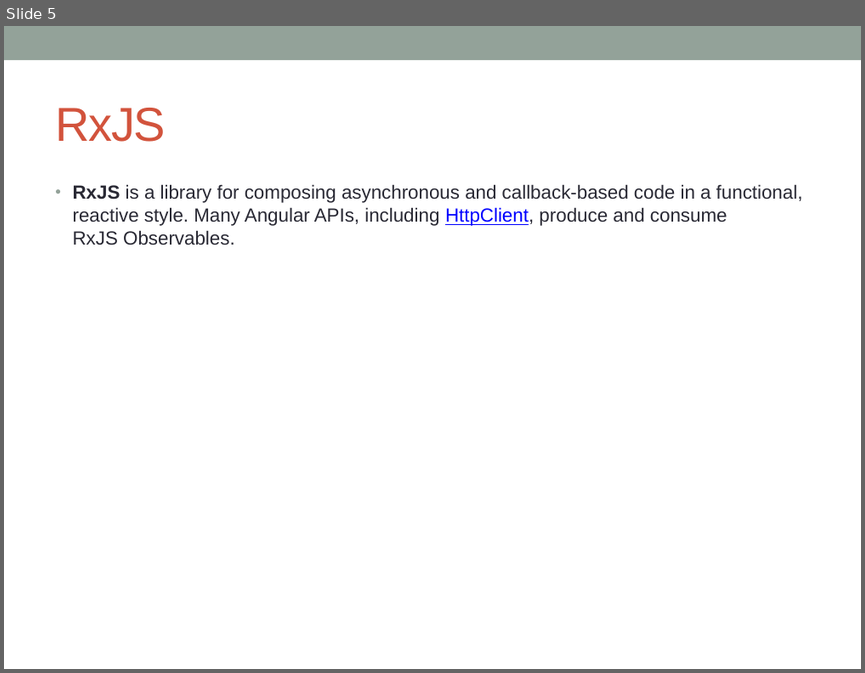
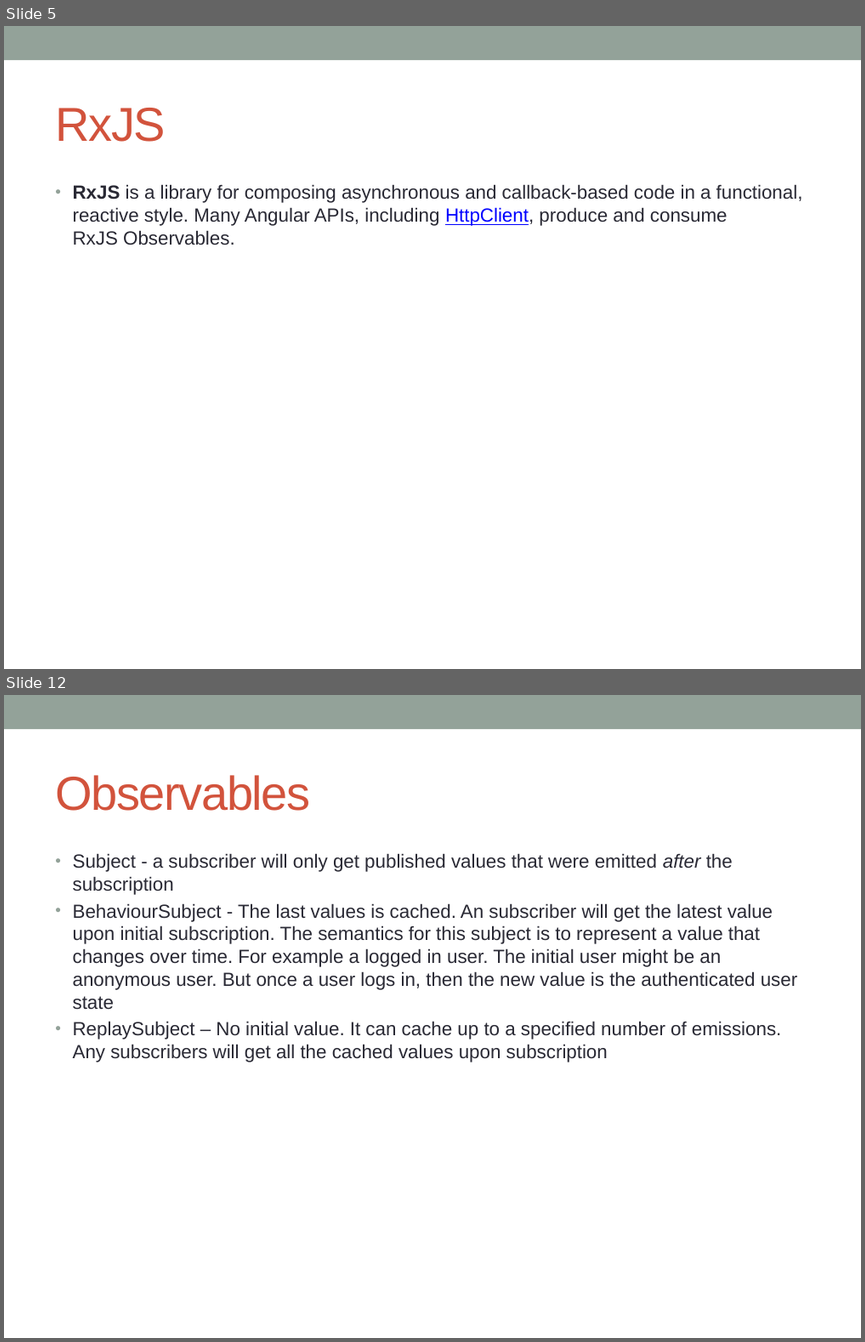
Before and after one commit to notionquest/ProjectDocumentation, a slide deck: Angular.pptx. Shown one above the other, each under a label of ours: slide 5 before the commit, slides 5 and 12 after it; the slides between them are not shown. The pictures are 865x673 and 865x1342 pixels, drawn with LibreOffice and Linux fonts; fonts in the diff are those of the drawing. Boxes give left, top, right and bottom in pixels: in the first picture for what was removed or moved away, otherwise in the second. Text is boxed around its words. In the diff, an @@ line names an element or a change of style, - is before the commit and + after.

Commit message:
Forms and observables
Forms and observables

```diff
--- a/Angular.pptx
+++ b/Angular.pptx
@@ slide 12 added at (4,695,861,1338), background #FFFFFF; not listed: 1 template element that a slide beside it also shows @@
@@ title added at (55,775,310,811), 40 pt, text #D2533C @@
+Observables
@@ text added at (73,853,797,1062), 16 pt, text #292934 @@
+• Subject - a subscriber will only get published values that were emitted after the subscription
+• BehaviourSubject - The last values is cached. An subscriber will get the latest value upon initial subscription. The semantics for this subject is to represent a value that changes over time. For example a logged in user. The initial user might be an anonymous user. But once a user logs in, then the new value is the authenticated user state
+• ReplaySubject – No initial value. It can cache up to a specified number of emissions. Any subscribers will get all the cached values upon subscription
```
Also in this commit, not shown: 2 slides changed, 5 other slides added.
